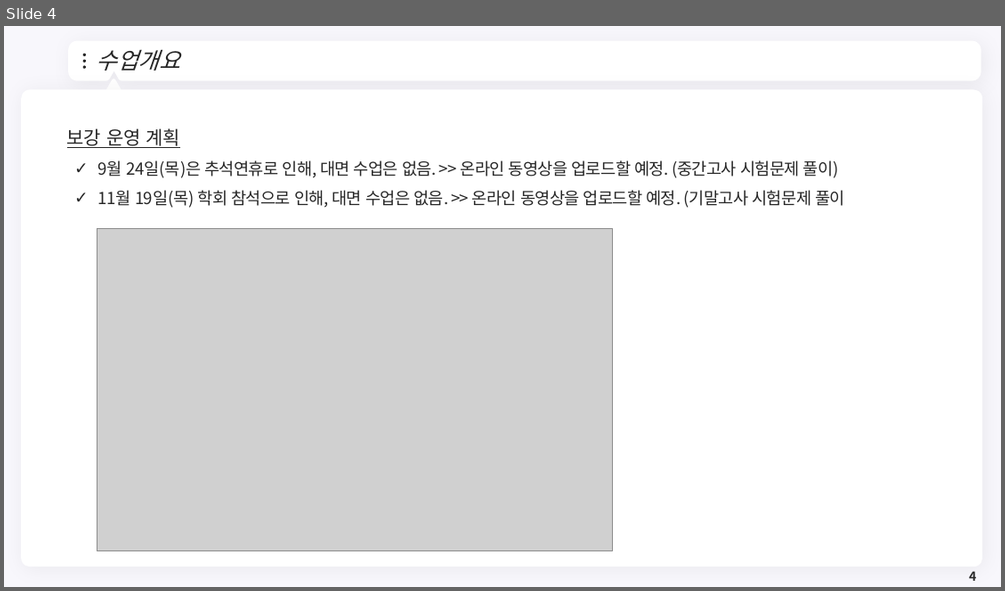
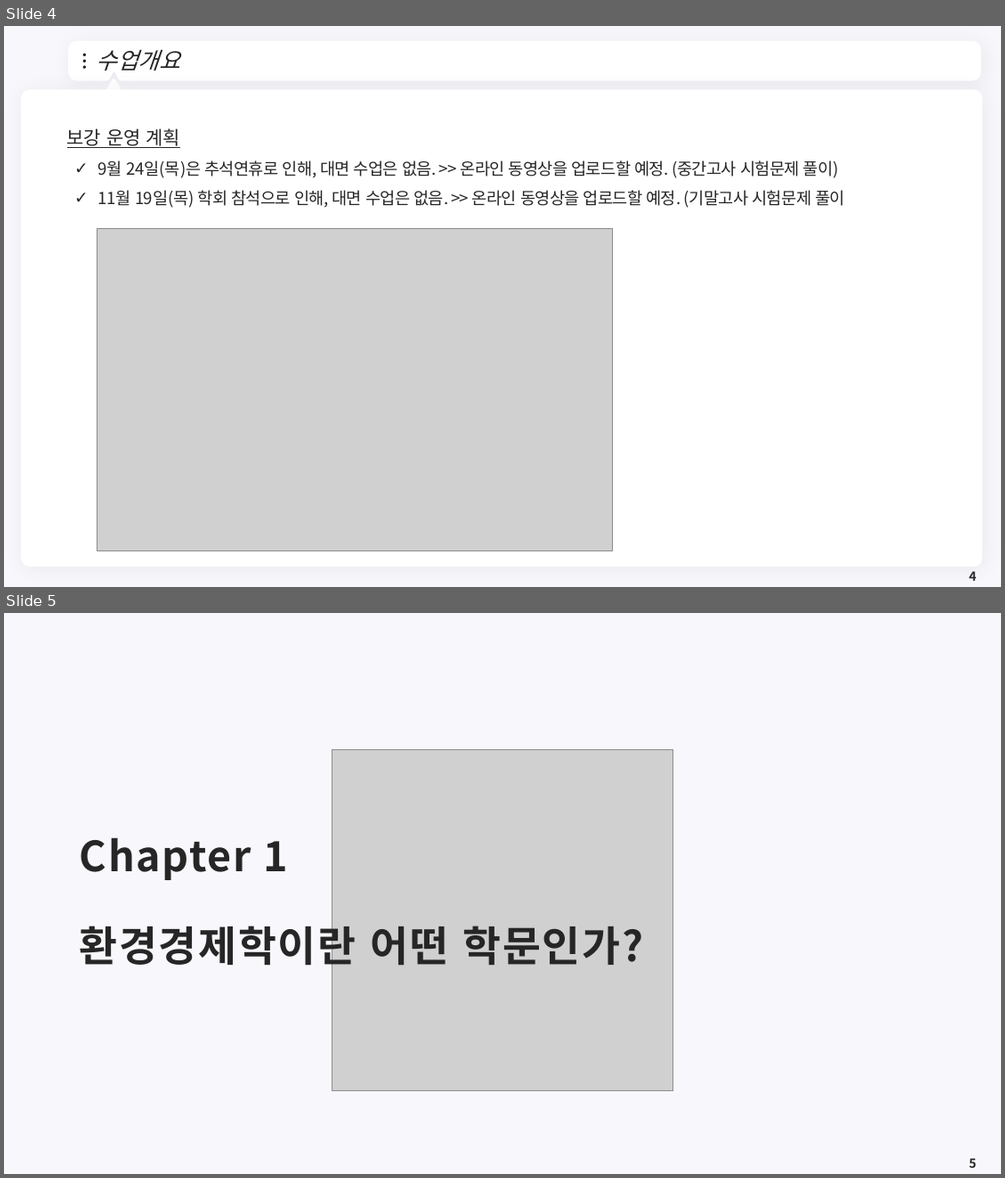
Before and after one commit to meandthey/Teaching, a slide deck: 환경경제학/2026-1/환경경제학_0_OT.pptx. Shown one above the other, each under a label of ours: slide 4 before the commit, slides 4 and 5 after it. The pictures are 1005x591 and 1005x1178 pixels, drawn with LibreOffice and Linux fonts; fonts in the diff are those of the drawing; grey boxes stand for pictures; background and template pictures are left out. Boxes give left, top, right and bottom in pixels: in the first picture for what was removed or moved away, otherwise in the second. Text is boxed around its words. In the diff, an @@ line names an element or a change of style, - is before the commit and + after.

```diff
--- a/환경경제학/2026-1/환경경제학_0_OT.pptx
+++ b/환경경제학/2026-1/환경경제학_0_OT.pptx
@@ slide 5 added at (4,613,1001,1174), background #F8F7FC @@
@@ picture added at (332,750,673,1091) @@
@@ title added at (80,837,644,972), 40 pt, text #262626, bold @@
+Chapter 1
+환경경제학이란 어떤 학문인가?
@@ page number added at (969,1158,976,1167), 12 pt, text #262626, bold @@
+5
```
Also in this commit, not shown: 14 other slides added, 5 other files.
